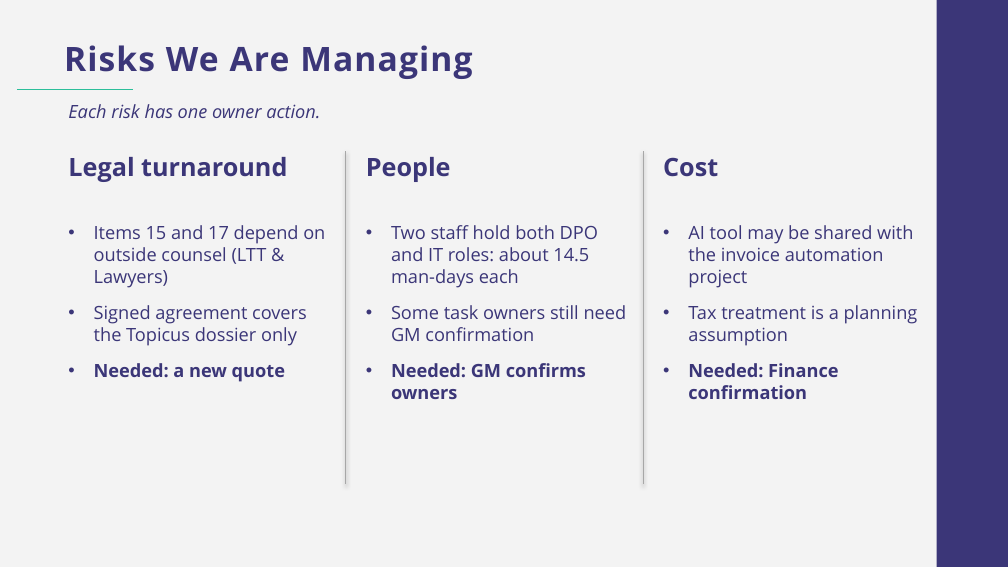
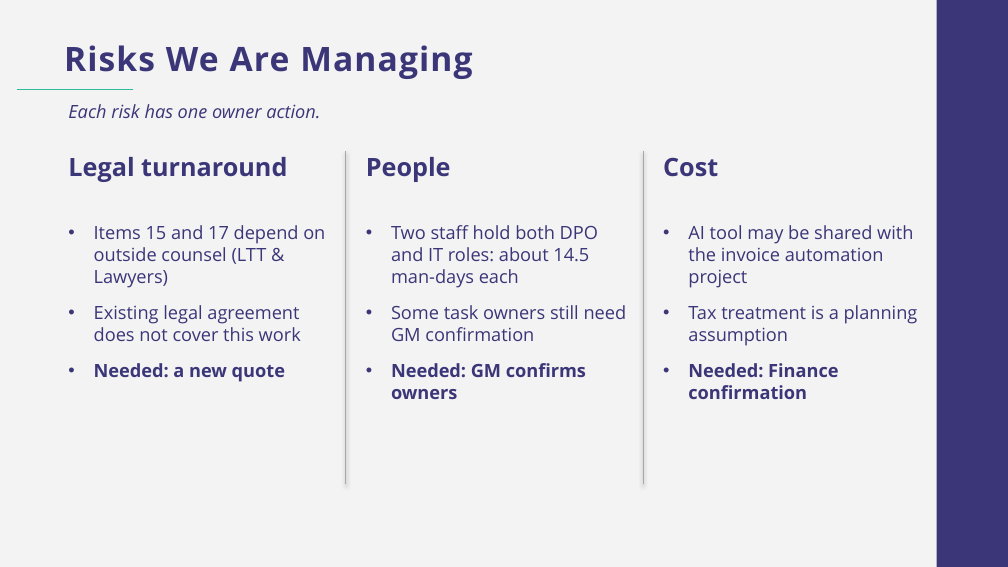
Before and after one commit to tranmyphuc/docs, a slide deck: slide 8 of SGH_Asia_PDPL_BOD_Deck.pptx. Drawn at 1008x567 pixels with LibreOffice and Linux fonts; fonts in the diff are those of the drawing; background and template pictures are left out. Boxes give left, top, right and bottom in pixels: in the first picture for what was removed or moved away, otherwise in the second. Text is boxed around its words. In the diff, an @@ line names an element or a change of style, - is before the commit and + after.

```diff
--- a/SGH_Asia_PDPL_BOD_Deck.pptx
+++ b/SGH_Asia_PDPL_BOD_Deck.pptx
@@ text at <box>94,305,301,341</box>: text changed @@
-• Signed agreement covers the Topicus dossier only
+• Existing legal agreement does not cover this work
```
Also in this commit, not shown: 1 other slide changed.
